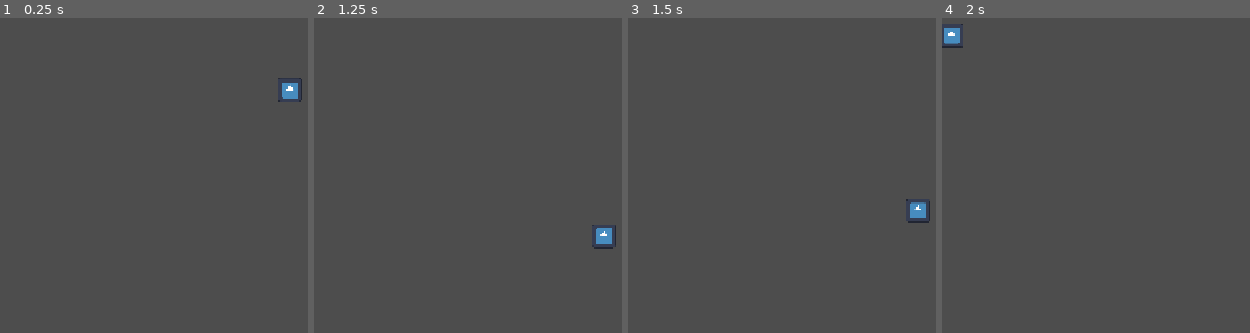
Above: before the commit, frames 1-4 (left to right).
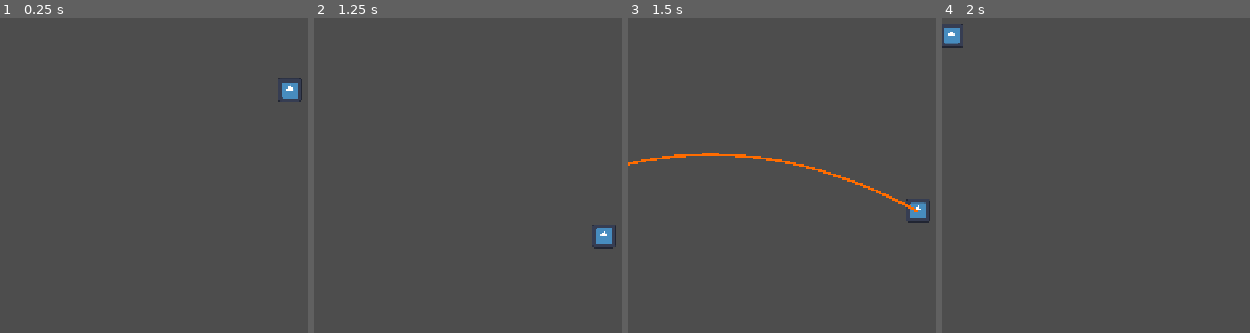
Above: after the commit, the same moments.

Repository: zannaStack/SkyHoops
Game: Godot game, scene res://scenes/main.tscn
Same seed, same stepped clock (60 frames per second), same inputs: the game is played once before the commit and once after it. The engine's default icon, where the game draws it, is replaced by a stand-in: a white triangle on a blue panel in a dark square.
Inputs (mouse positions are in pixels of both pictures, inside the frame that each line leads up to):
- Up to frame 1 (0.25 s): no input
- Up to frame 2 (1.25 s): move the mouse to (outside the picture) at 0.52 s; click (outside the picture) at 0.67 s
- Up to frame 3 (1.5 s): drag from (868, 184) to (outside the picture) at 1.27 s
- Up to frame 4 (2 s): no input

Frames 1-2 are identical in both runs. In frame 3, 0.8% of the frame differs, in the area x 0-95%, y 42-62%; in frame 4, nothing differs.

Commit message:
mirino e traiettoria

Diff:
--- a/sky-hoops/scenes/ball.tscn
+++ b/sky-hoops/scenes/ball.tscn
@@ -20,4 +20,8 @@
 scale = Vector2(0.3, 0.3)
 texture = ExtResource("1_7s4qf")
 
-[node name="Area2D" type="Area2D" parent="." unique_id=1029262424]
+[node name="TrajectoryLine" type="Line2D" parent="." unique_id=1027073596]
+top_level = true
+z_index = 1
+width = 4.0
+default_color = Color(1, 0.42352942, 0, 1)
--- a/sky-hoops/scripts/ball.gd
+++ b/sky-hoops/scripts/ball.gd
@@ -1,15 +1,19 @@
 extends RigidBody2D
 
-# Proprietà esportate: saranno visibili e modificabili direttamente dall'Inspector di Godot!
-@export var launch_force: float = 12.0      # Moltiplicatore di potenza del tiro
-@export var max_drag_distance: float = 200.0 # Limite massimo di allungamento della fionda
+@export var launch_force: float = 12.0
+@export var max_drag_distance: float = 200.0
+
+# Parametri del Mirino (collegati al futuro sistema di Upgrade!)
+@export var trajectory_points_count: int = 25 # Quanti punti compongono la linea
+@export var time_step: float = 0.03            # Intervallo tra i punti campionati
+
+@onready var trajectory_line: Line2D = $TrajectoryLine
 
 var is_dragging: bool = false
 var drag_start_position: Vector2 = Vector2.ZERO
 var current_drag_vector: Vector2 = Vector2.ZERO
 
 func _input(event: InputEvent) -> void:
-	# 1. Rileva il click/tocco iniziale
 	if event is InputEventMouseButton and event.button_index == MOUSE_BUTTON_LEFT:
 		if event.is_pressed():
 			start_drag(event.position)
@@ -17,31 +21,47 @@
 			if is_dragging:
 				release_drag()
 
-	# 2. Se stiamo trascinando, aggiorna la posizione corrente
 	elif event is InputEventMouseMotion and is_dragging:
 		update_drag(event.position)
 
 func start_drag(screen_pos: Vector2) -> void:
 	is_dragging = true
 	drag_start_position = screen_pos
-	# Attiva il Bullet Time: rallenta il tempo al 20%
 	Engine.time_scale = 0.2
 
 func update_drag(screen_pos: Vector2) -> void:
-	# Calcola il vettore tra il punto iniziale e il dito
 	var raw_drag: Vector2 = drag_start_position - screen_pos
-	# Limita la lunghezza massima del vettore per non dare potenza infinita
 	current_drag_vector = raw_drag.limit_length(max_drag_distance)
+
+	# Aggiorna la linea di mira a ogni movimento del mouse/dito
+	draw_trajectory()
 
 func release_drag() -> void:
 	is_dragging = false
-	# Ripristina il tempo a velocità normale
 	Engine.time_scale = 1.0
 
-	# Se il trascinamento è stato significativo, scaglia la palla
+	# Cancella la linea del mirino al rilascio
+	trajectory_line.clear_points()
+
 	if current_drag_vector.length() > 10.0:
-		# Calcola l'impulso finale
 		var impulse: Vector2 = current_drag_vector * launch_force
 		apply_central_impulse(impulse)
 
 	current_drag_vector = Vector2.ZERO
+
+func draw_trajectory() -> void:
+	trajectory_line.clear_points()
+
+	# 1. Recupera la gravità globale del motore 2D di Godot
+	var gravity: Vector2 = get_gravity()
+
+	# 2. Velocità iniziale teorica: v0 = impulso / massa
+	var initial_velocity: Vector2 = (current_drag_vector * launch_force) / mass
+	var start_pos: Vector2 = global_position
+
+	# 3. Calcola i punti futuri lungo la parabola cinematica
+	for i in range(trajectory_points_count):
+		var t: float = i * time_step
+		# Formula: P(t) = P0 + V0*t + 0.5*g*t^2
+		var point: Vector2 = start_pos + (initial_velocity * t) + (0.5 * gravity * t * t)
+		trajectory_line.add_point(point)
